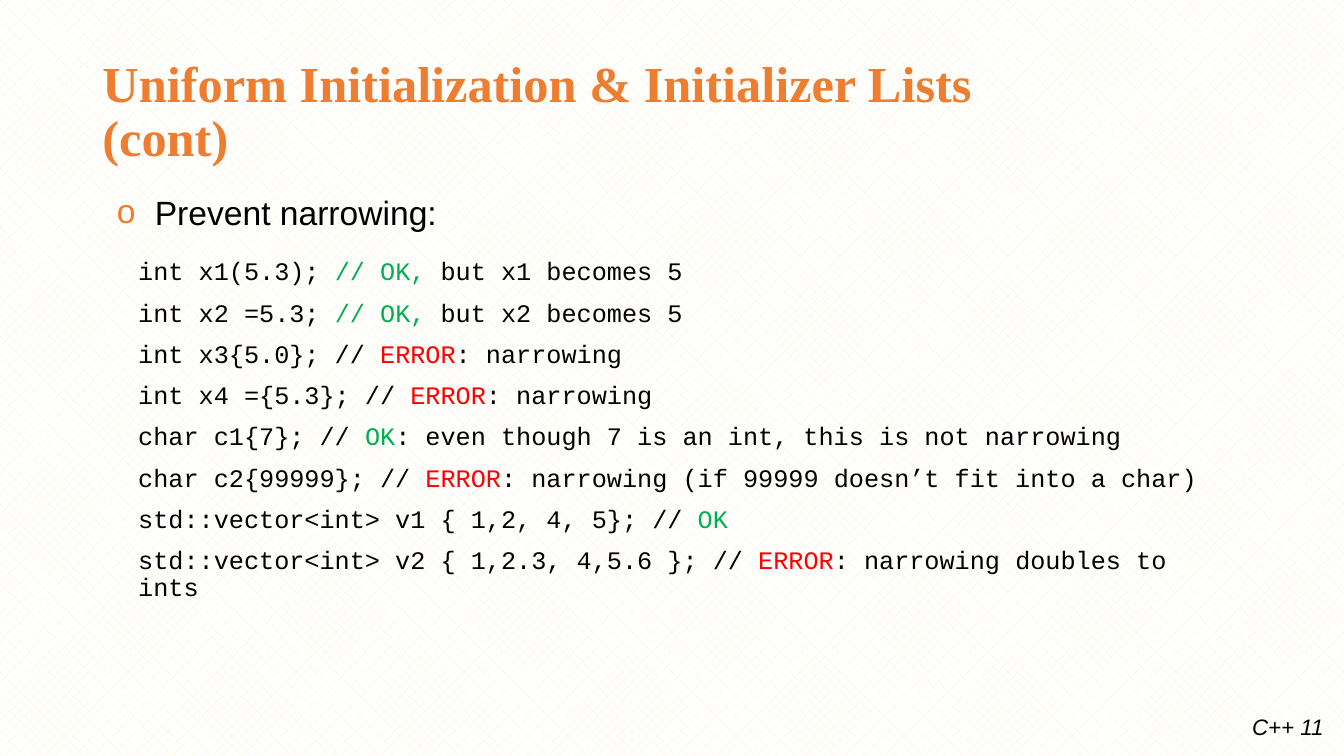
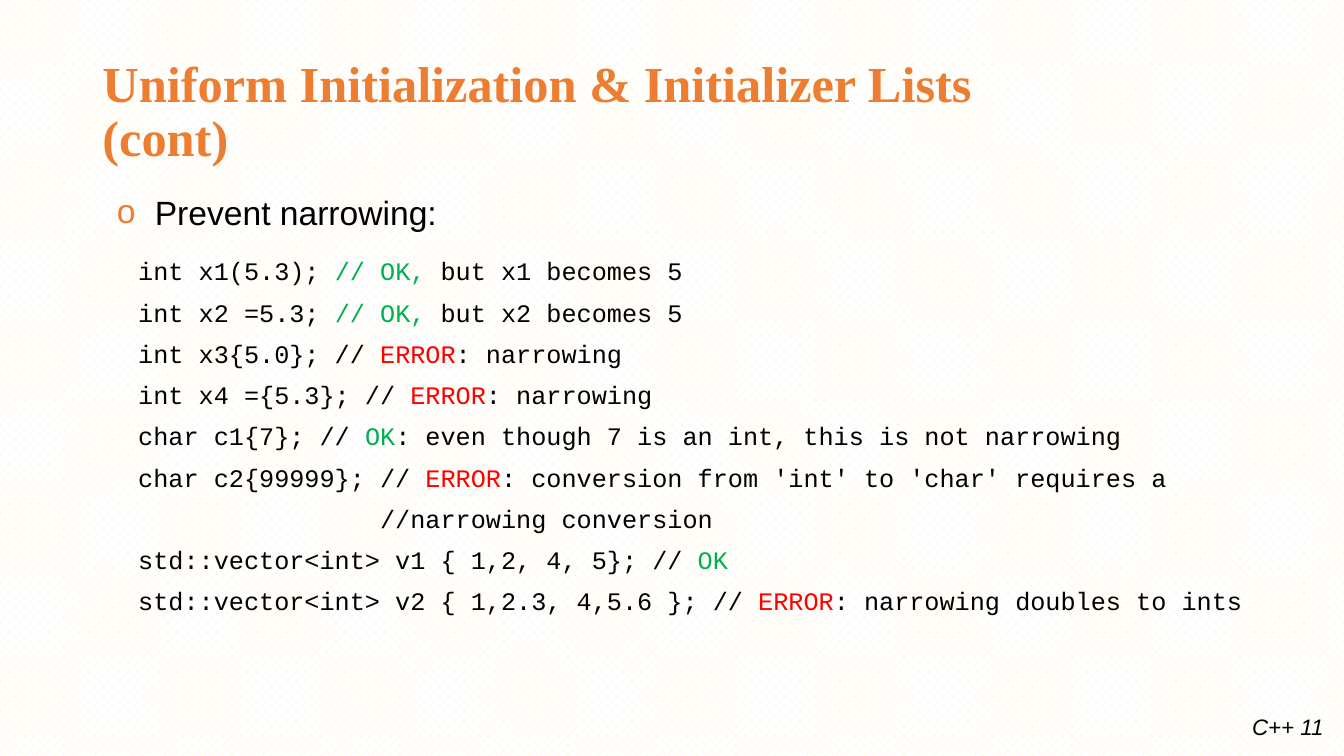
Before and after one commit to minhthedt/hello-world, a slide deck: slide 13 of Training/LG_Training_C++11.pptx. Drawn at 1344x756 pixels with LibreOffice and Linux fonts; fonts in the diff are those of the drawing; background and template pictures are left out. Boxes give left, top, right and bottom in pixels: in the first picture for what was removed or moved away, otherwise in the second. Text is boxed around its words. In the diff, an @@ line names an element or a change of style, - is before the commit and + after.

```diff
--- a/Training/LG_Training_C++11.pptx
+++ b/Training/LG_Training_C++11.pptx
@@ text at (x1=138, y1=468, x2=1166, y2=534): text changed @@
-char c2{99999}; // ERROR: narrowing (if 99999 doesn’t fit into a char)
+char c2{99999}; // ERROR: conversion from 'int' to 'char' requires a
+//narrowing conversion
```
Also in this commit, not shown: 18 other slides changed, 9 slides added, 2 slides removed, 46 other files.
